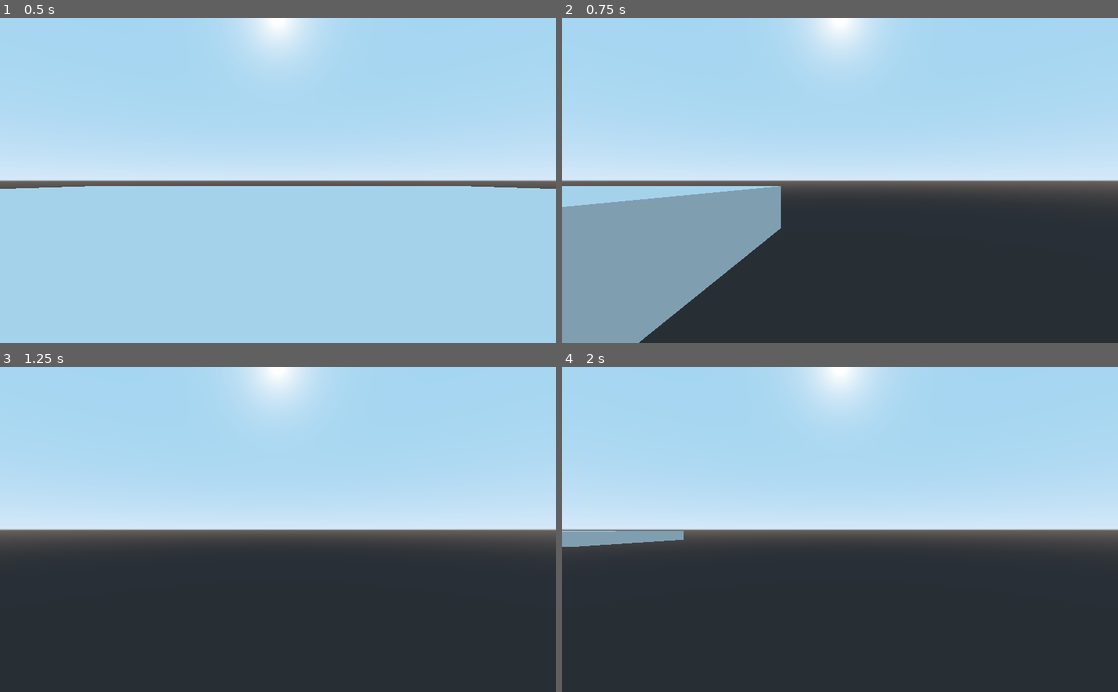
Above: before the commit, frames 1-4 (two rows, left to right).
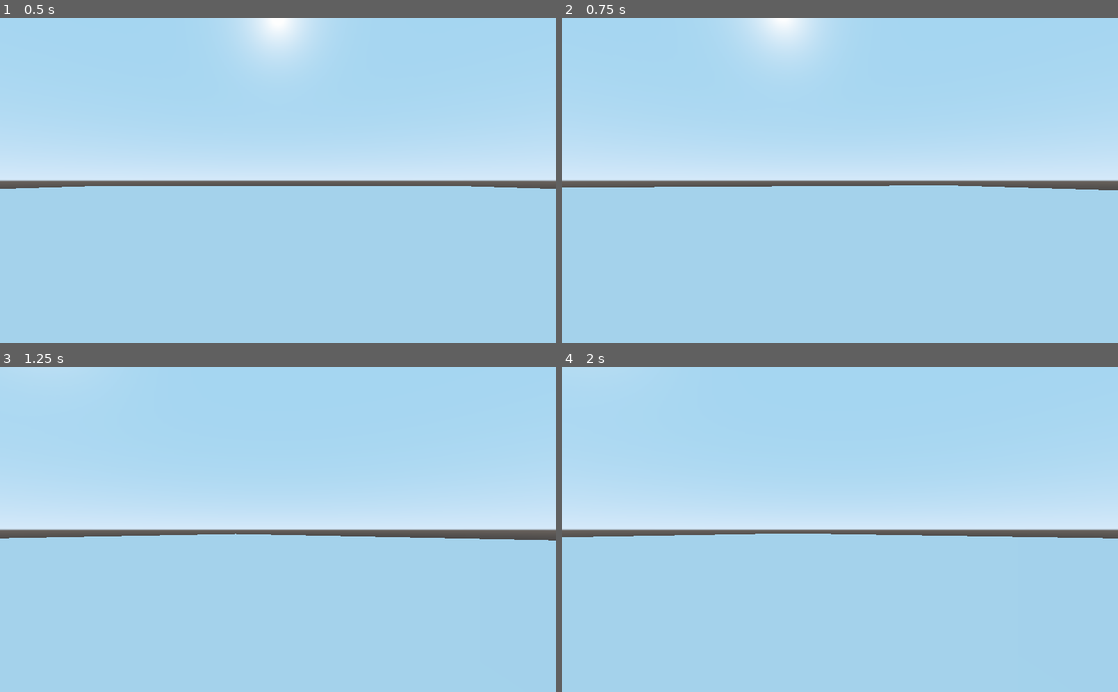
Above: after the commit, the same moments.

Repository: GameJams-butnamealreadytaken/LD49-Poutinegrade
Game: Godot game, scene res://assets/levels/test/test.tscn
Two runs of this game, one before a commit and one after it. Both use one fixed random seed, a clock stepped at 60 frames per second and the inputs below. This scene is started directly instead of the project's main scene.
Inputs:
- Up to frame 1 (0.5 s): no input
- Up to frame 2 (0.75 s): tap Enter at 0.5 s; hold D (move_right, bound only before the commit) from 0.53 s (still down); hold Up (tray_front) from 0.53 s (still down)
- Up to frame 3 (1.25 s): keep holding D (move_right, bound only before the commit); keep holding Up (tray_front)
- Up to frame 4 (2 s): release D (move_right, bound only before the commit) at 1.28 s; release Up (tray_front) at 1.28 s; hold S (move_backward) from 1.28 s (still down); tap Up (tray_front) at 1.35 s

Frame 1 is identical in both runs. In frame 2, 49% of the frame differs, in the area x 0-100%, y 0-100%; in frame 3, 49%; in frame 4, 50%.

Commit message:
Finished player controller movements

Diff:
--- a/project/assets/characters/player/player.tscn
+++ b/project/assets/characters/player/player.tscn
@@ -8,12 +8,10 @@
 
 [node name="Player" type="KinematicBody"]
 script = ExtResource( 1 )
-camera_path = NodePath("XRotation/Camera")
+camera_path = NodePath("Camera")
 
 [node name="CollisionShape" type="CollisionShape" parent="."]
 transform = Transform( 1, 0, 0, 0, -4.37114e-08, -1, 0, 1, -4.37114e-08, 0, 0, 0 )
 shape = SubResource( 1 )
 
-[node name="XRotation" type="Spatial" parent="."]
-
-[node name="Camera" type="Camera" parent="XRotation"]
+[node name="Camera" type="Camera" parent="."]
--- a/project/assets/characters/player/player_controller.gd
+++ b/project/assets/characters/player/player_controller.gd
@@ -4,42 +4,53 @@
 export(NodePath) var camera_path
 onready var camera := get_node(camera_path) as Camera
 
-export(float) var speed := 50.0
+
+export(float) var acceleration := 2.0
+export(float) var deceleration := 8.0
+export(float) var max_speed := 6.0
+export(float) var rotation_speed := 70.0
 
 
-var current_direction : Vector3
+var desired_direction: Vector3
+var desired_rotation_direction: int
+var current_velocity: Vector3
 
 
 func _ready() -> void:
-	pass
+    pass
 
 
 func _physics_process(delta: float) -> void:
-	process_input(delta)
-	process_movement(delta)
+    process_input(delta)
+    process_movement(delta)
 
 
-func process_input(delta: float) -> void:
-	# Reset direcion
-	current_direction = Vector3()
+func process_input(_delta: float) -> void:
+    # Reset direction
+    desired_direction = Vector3()
 
-	var camera_transform := camera.get_global_transform()
+    # Reset rotation
+    desired_rotation_direction = 0
 
-	if Input.is_action_pressed("move_forward"):
-		current_direction -= camera_transform.basis.z
-	if Input.is_action_pressed("move_backward"):
-		current_direction += camera_transform.basis.z
-	if Input.is_action_pressed("move_left"):
-		current_direction -= camera_transform.basis.x
-	if Input.is_action_pressed("move_right"):
-		current_direction += camera_transform.basis.x
+    var camera_transform := camera.get_global_transform()
 
-	if Input.is_action_just_pressed("ui_cancel"):
-		if Input.get_mouse_mode() == Input.MOUSE_MODE_VISIBLE:
-			Input.set_mouse_mode(Input.MOUSE_MODE_CAPTURED)
-		else:
-			Input.set_mouse_mode(Input.MOUSE_MODE_VISIBLE)
+    if Input.is_action_pressed("move_forward"):
+        desired_direction -= camera_transform.basis.z
+    if Input.is_action_pressed("move_backward"):
+        desired_direction += camera_transform.basis.z
+    if Input.is_action_pressed("rotate_left"):
+        desired_rotation_direction = -1
+    if Input.is_action_pressed("rotate_right"):
+        desired_rotation_direction = 1
 
 
 func process_movement(delta: float) -> void:
-	move_and_slide(current_direction * speed, Vector3.UP)
+    var new_velocity: Vector3
+    if desired_direction.length() != 0:
+        new_velocity = desired_direction * current_velocity.length()
+        new_velocity = new_velocity.linear_interpolate(desired_direction * max_speed, acceleration * delta)
+    else:
+        new_velocity = current_velocity.linear_interpolate(Vector3(), deceleration * delta)
+
+    rotate_y(deg2rad(rotation_speed * -desired_rotation_direction * delta))
+    current_velocity = move_and_slide(new_velocity, Vector3.UP)
--- a/project/assets/levels/main_menu/main_menu.gd
+++ b/project/assets/levels/main_menu/main_menu.gd
@@ -2,8 +2,8 @@
 
 
 func _ready() -> void:
-	pass
+    pass
 
 
 func _on_QuitButton_pressed() -> void:
-	get_tree().quit()
+    get_tree().quit()
--- a/project/project.godot
+++ b/project/project.godot
@@ -19,6 +19,7 @@
 move_forward={
 "deadzone": 0.5,
 "events": [ Object(InputEventKey,"resource_local_to_scene":false,"resource_name":"","device":0,"alt":false,"shift":false,"control":false,"meta":false,"command":false,"pressed":false,"scancode":90,"unicode":0,"echo":false,"script":null)
+, Object(InputEventKey,"resource_local_to_scene":false,"resource_name":"","device":0,"alt":false,"shift":false,"control":false,"meta":false,"command":false,"pressed":false,"scancode":87,"unicode":0,"echo":false,"script":null)
  ]
 }
 move_backward={
@@ -26,12 +27,13 @@
 "events": [ Object(InputEventKey,"resource_local_to_scene":false,"resource_name":"","device":0,"alt":false,"shift":false,"control":false,"meta":false,"command":false,"pressed":false,"scancode":83,"unicode":0,"echo":false,"script":null)
  ]
 }
-move_left={
+rotate_left={
 "deadzone": 0.5,
 "events": [ Object(InputEventKey,"resource_local_to_scene":false,"resource_name":"","device":0,"alt":false,"shift":false,"control":false,"meta":false,"command":false,"pressed":false,"scancode":81,"unicode":0,"echo":false,"script":null)
+, Object(InputEventKey,"resource_local_to_scene":false,"resource_name":"","device":0,"alt":false,"shift":false,"control":false,"meta":false,"command":false,"pressed":false,"scancode":65,"unicode":0,"echo":false,"script":null)
  ]
 }
-move_right={
+rotate_right={
 "deadzone": 0.5,
 "events": [ Object(InputEventKey,"resource_local_to_scene":false,"resource_name":"","device":0,"alt":false,"shift":false,"control":false,"meta":false,"command":false,"pressed":false,"scancode":68,"unicode":0,"echo":false,"script":null)
  ]
